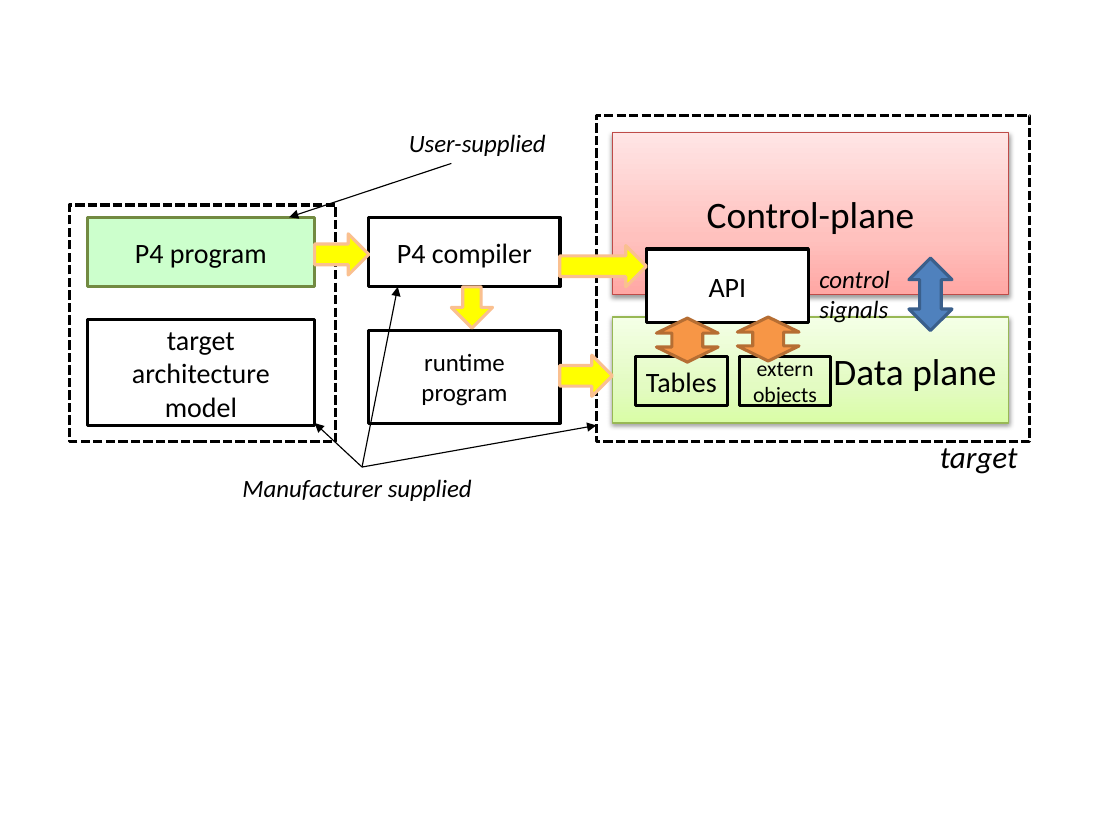
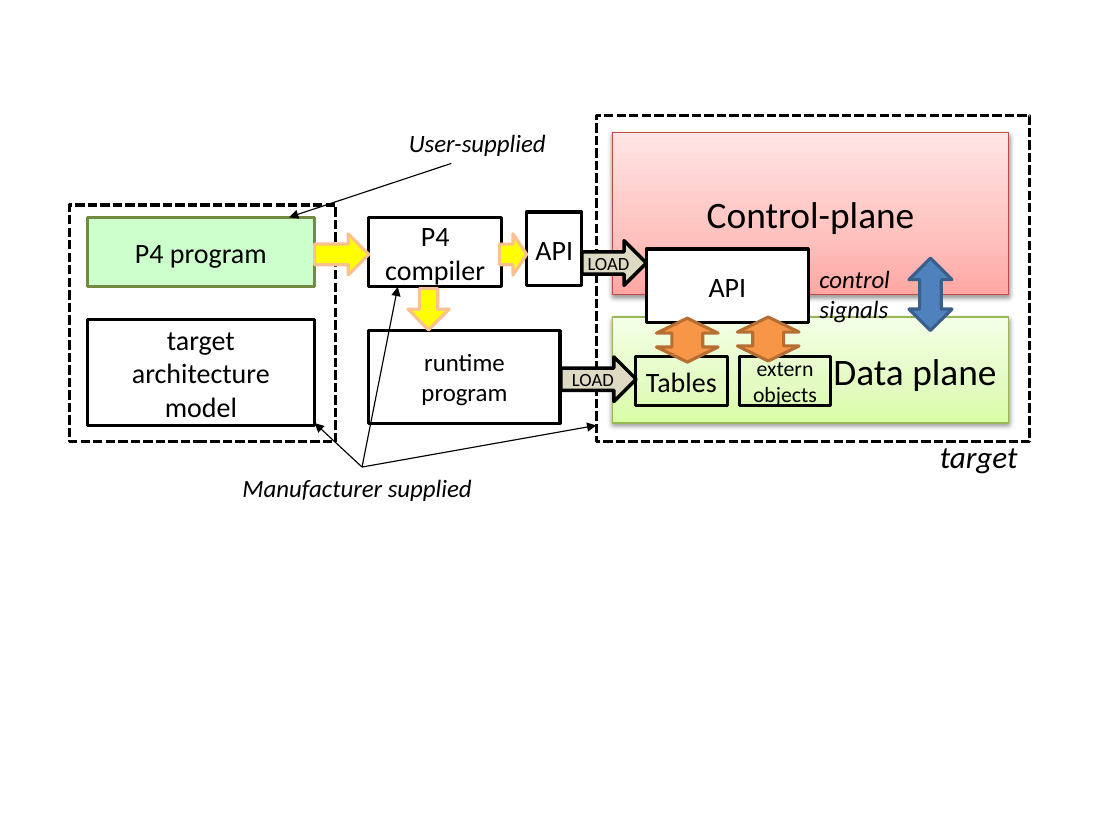
Before and after one commit to p4lang/p4-spec, a slide deck: slide 4 of v1.2/spec/P4v1.2-spec.pptx. Drawn at 1120x840 pixels with LibreOffice and Linux fonts; fonts in the diff are those of the drawing. Boxes give left, top, right and bottom in pixels: in the first picture for what was removed or moved away, otherwise in the second. Text is boxed around its words. In the diff, an @@ line names an element or a change of style, - is before the commit and + after.

```diff
--- a/v1.2/spec/P4v1.2-spec.pptx
+++ b/v1.2/spec/P4v1.2-spec.pptx
@@ rectangle "P4 compiler": place and size @@
-rectangle "P4 compiler" at (368,217,560,287)
+rectangle "P4 compiler" at (368,217,501,287)
@@ down arrow: place and size @@
-down arrow at (560,245,646,287)
+down arrow at (500,234,527,275)
@@ rectangle added at (526,212,581,286), fill #FFFFFF, outline #000000 2 pt, 18 pt, text #000000 @@
+API
@@ right arrow added at (582,241,647,286), fill #DDD9C3, outline #000000 2.25 pt, 12 pt, text #000000 @@
+LOAD
@@ down arrow: place and size @@
-down arrow at (451,287,493,328)
+down arrow at (408,289,449,330)
@@ down arrow removed at (560,355,613,396) @@
@@ right arrow added at (561,357,636,402), fill #DDD9C3, outline #000000 2.25 pt, 12 pt, text #000000 @@
+LOAD
```
Also in this commit, not shown: 1 other slide changed, 1 other file.
